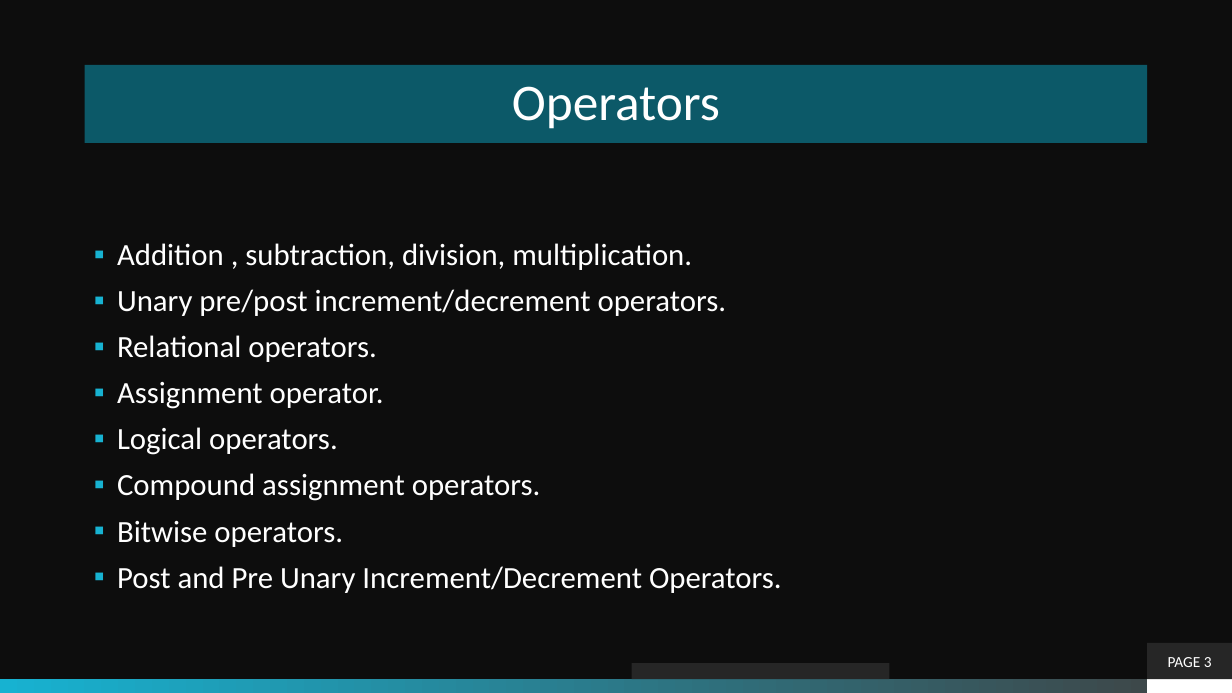
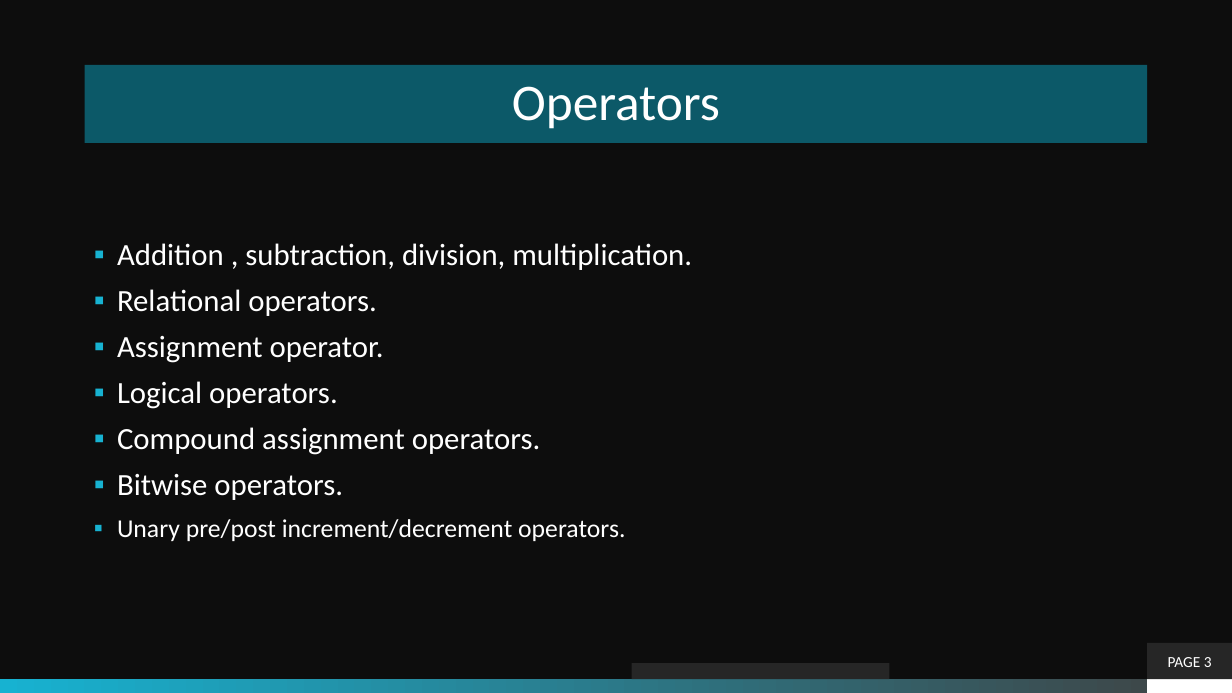
Before and after one commit to theLeonidas/Courses, a slide deck: slide 3 of courseMaterial/Objective-4-Operators & Decisions/1-Operators.pptx. Drawn at 1232x693 pixels with LibreOffice and Linux fonts; fonts in the diff are those of the drawing; background and template pictures are left out. Boxes give left, top, right and bottom in pixels: in the first picture for what was removed or moved away, otherwise in the second. Text is boxed around its words. In the diff, an @@ line names an element or a change of style, - is before the commit and + after.

```diff
--- a/courseMaterial/Objective-4-Operators & Decisions/1-Operators.pptx
+++ b/courseMaterial/Objective-4-Operators & Decisions/1-Operators.pptx
@@ text at (117, 289, 727, 316): paragraph removed @@
-▪ Unary pre/post increment/decrement operators.
@@ text at (117, 519, 625, 541): text changed; size 24 to 20 pt @@
-▪ Post and Pre Unary Increment/Decrement Operators.
+▪ Unary pre/post increment/decrement operators.
```
Also in this commit, not shown: 1 other slide changed, 35 other files.
